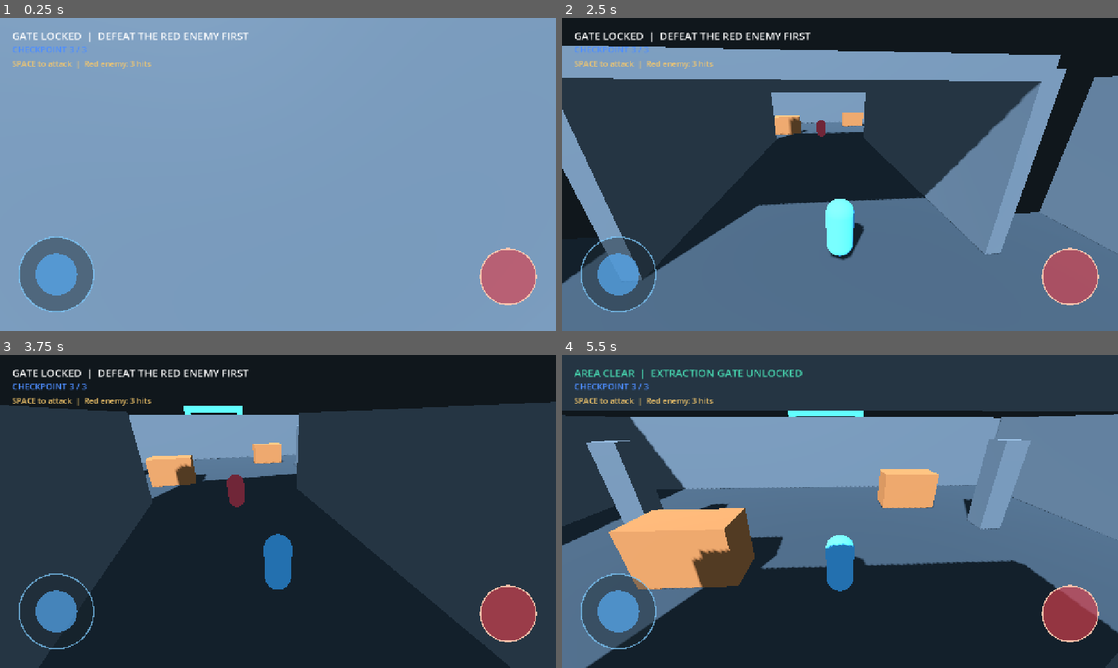
Above: before the commit, frames 1-4 (two rows, left to right).
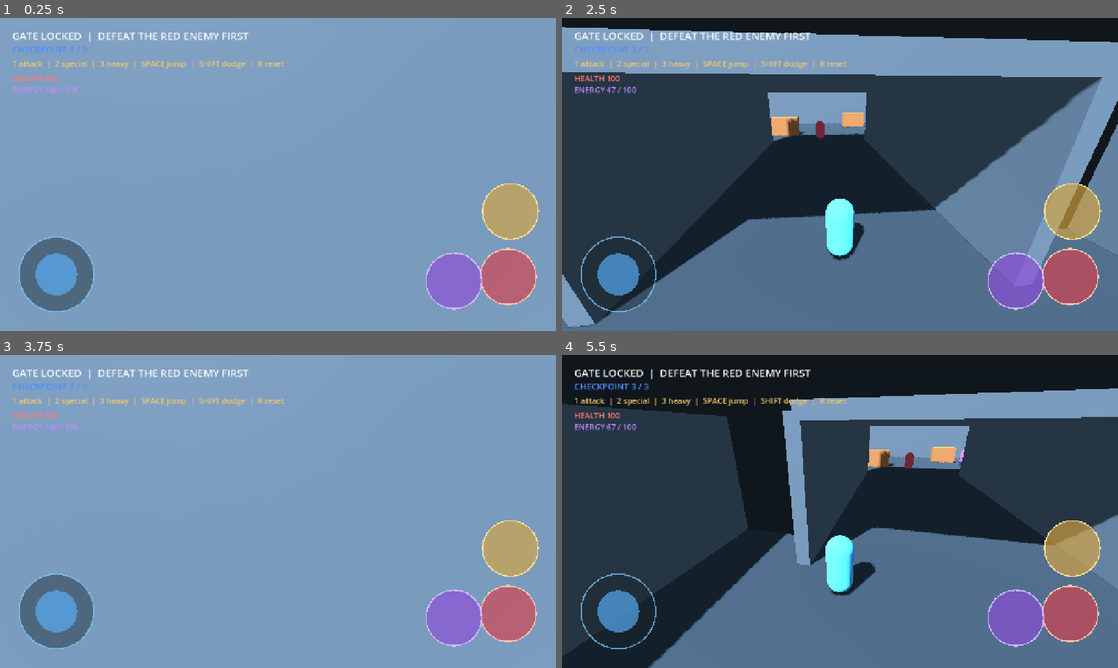
Above: after the commit, the same moments.

Repository: DJ5harma/hellscape
Game: Godot game, scene res://main.tscn
The game is run twice, just before and just after one commit, with the same random seed, the same clock (stepped at 60 frames per second) and the same inputs.
Inputs (mouse positions are in pixels of both pictures, inside the frame that each line leads up to):
- Up to frame 1 (0.25 s): no input
- Up to frame 2 (2.5 s): tap Enter at 0.5 s; move the mouse to (867, 174) at 0.52 s; hold Up (ui_up) from 0.53 s (still down); tap 1 at 0.6 s; tap Space at 0.77, 1.07, 1.52, 1.82 s; tap 2 at 0.8, 1.35 s; move the mouse to (812, 174) at 1.27 s; tap 3 at 1.55, 2.1 s; move the mouse to (851, 168) at 2.02 s; tap Shift at 2.3 s
- Up to frame 3 (3.75 s): keep holding Up (ui_up); move the mouse to (272, 517) at 2.77 s; tap Shift at 2.85 s; tap Space at 3.02, 3.32 s; tap R at 3.05, 3.6 s; move the mouse to (316, 514) at 3.52 s
- Up to frame 4 (5.5 s): keep holding Up (ui_up); tap Space at 3.77, 3.8, 4.07, 4.35, 4.52, 4.82 s; move the mouse to (795, 508) at 4.27 s; tap 1 at 4.55, 5.1 s; move the mouse to (845, 511) at 5.02 s; tap 2 at 5.3 s

The runs differ from the first frame. In frame 1, 3.6% of the frame differs, in the area x 2-97%, y 13-94%; in frame 2, 25%; in frame 3, 95%, in the area x 0-100%, y 0-100%; in frame 4, 83%.

Commit message:
multi attacks

Diff:
--- a/main.gd
+++ b/main.gd
@@ -2,13 +2,17 @@
 
 const PLAYER_SCRIPT := preload("res://player.gd")
 const ENEMY_SCRIPT := preload("res://enemy.gd")
+const RANGED_ENEMY_SCRIPT := preload("res://ranged_enemy.gd")
 const MOBILE_CONTROLS_SCRIPT := preload("res://mobile_controls.gd")
 
 var status_label: Label
 var checkpoint_label: Label
+var health_label: Label
+var energy_label: Label
 var checkpoint := 0
 var encounter_complete := false
 var player: CharacterBody3D
+var remaining_enemies := 2
 
 var colors := {
 	"floor": Color("#38434a"),
@@ -24,8 +28,14 @@
 	_build_level()
 	_build_player()
 	_build_enemy()
+	_build_ranged_enemy()
 	_build_hud()
 	_build_mobile_controls()
+
+func _process(_delta: float) -> void:
+	if is_instance_valid(player) and is_instance_valid(health_label):
+		health_label.text = "HEALTH %d" % player.health
+		energy_label.text = "ENERGY %d / 100" % roundi(player.energy)
 
 func _build_lighting() -> void:
 	var world_environment := WorldEnvironment.new()
@@ -132,6 +142,7 @@
 	enemy.position = Vector3(0, 1.1, -31)
 	enemy.set_script(ENEMY_SCRIPT)
 	enemy.target = player
+	enemy.add_to_group("enemies")
 	var mesh_instance := MeshInstance3D.new()
 	var capsule_mesh := CapsuleMesh.new()
 	capsule_mesh.height = 1.8
@@ -145,6 +156,30 @@
 	var capsule_shape := CapsuleShape3D.new()
 	capsule_shape.height = 1.8
 	capsule_shape.radius = 0.45
+	collision.shape = capsule_shape
+	enemy.add_child(collision)
+	add_child(enemy)
+
+func _build_ranged_enemy() -> void:
+	var enemy := CharacterBody3D.new()
+	enemy.name = "RangedEnemy"
+	enemy.position = Vector3(8, 1.1, -35)
+	enemy.set_script(RANGED_ENEMY_SCRIPT)
+	enemy.target = player
+	enemy.add_to_group("enemies")
+	var mesh_instance := MeshInstance3D.new()
+	var capsule_mesh := CapsuleMesh.new()
+	capsule_mesh.height = 1.8
+	capsule_mesh.radius = 0.4
+	mesh_instance.mesh = capsule_mesh
+	var material := StandardMaterial3D.new()
+	material.albedo_color = Color("#a65de0")
+	capsule_mesh.material = material
+	enemy.add_child(mesh_instance)
+	var collision := CollisionShape3D.new()
+	var capsule_shape := CapsuleShape3D.new()
+	capsule_shape.height = 1.8
+	capsule_shape.radius = 0.4
 	collision.shape = capsule_shape
 	enemy.add_child(collision)
 	add_child(enemy)
@@ -191,8 +226,18 @@
 	help_label.position = Vector2(28, 92)
 	help_label.add_theme_color_override("font_color", Color("#f5c76b"))
 	help_label.add_theme_font_size_override("font_size", 18)
-	help_label.text = "SPACE to attack  |  Red enemy: 3 hits"
+	help_label.text = "1 attack  |  2 special  |  3 heavy  |  SPACE jump  |  SHIFT dodge  |  R reset"
 	layer.add_child(help_label)
+	health_label = Label.new()
+	health_label.position = Vector2(28, 126)
+	health_label.add_theme_color_override("font_color", Color("#ff7777"))
+	health_label.add_theme_font_size_override("font_size", 18)
+	layer.add_child(health_label)
+	energy_label = Label.new()
+	energy_label.position = Vector2(28, 152)
+	energy_label.add_theme_color_override("font_color", Color("#bd8cff"))
+	energy_label.add_theme_font_size_override("font_size", 18)
+	layer.add_child(energy_label)
 
 func _build_mobile_controls() -> void:
 	var layer := CanvasLayer.new()
@@ -206,6 +251,8 @@
 	controls.movement_changed.connect(player.set_mobile_move)
 	controls.look_changed.connect(player.apply_mobile_look)
 	controls.attack_pressed.connect(player.mobile_attack)
+	controls.special_pressed.connect(player.mobile_special)
+	controls.dodge_pressed.connect(player.mobile_dodge)
 
 func _on_checkpoint_entered(_body: Node3D, number: int) -> void:
 	if number > checkpoint:
@@ -221,9 +268,13 @@
 		status_label.text = "GATE LOCKED  |  DEFEAT THE RED ENEMY FIRST"
 
 func enemy_defeated() -> void:
-	encounter_complete = true
-	status_label.text = "AREA CLEAR  |  EXTRACTION GATE UNLOCKED"
-	status_label.add_theme_color_override("font_color", colors.objective)
-	var locked_gate := get_node_or_null("LockedGate")
-	if locked_gate:
-		locked_gate.queue_free()
+	remaining_enemies -= 1
+	if remaining_enemies <= 0:
+		encounter_complete = true
+		status_label.text = "AREA CLEAR  |  EXTRACTION GATE UNLOCKED"
+		status_label.add_theme_color_override("font_color", colors.objective)
+		var locked_gate := get_node_or_null("LockedGate")
+		if locked_gate:
+			locked_gate.queue_free()
+	else:
+		status_label.text = "ENEMY DEFEATED  |  %d REMAINING" % remaining_enemies
--- a/mobile_controls.gd
+++ b/mobile_controls.gd
@@ -3,12 +3,16 @@
 signal movement_changed(value: Vector2)
 signal look_changed(delta: Vector2)
 signal attack_pressed
+signal special_pressed
+signal dodge_pressed
 
 var joystick_id := -1
 var look_id := -1
 var joystick_value := Vector2.ZERO
 var joystick_center := Vector2.ZERO
 var attack_center := Vector2.ZERO
+var special_center := Vector2.ZERO
+var dodge_center := Vector2.ZERO
 const JOYSTICK_RADIUS := 86.0
 const ATTACK_RADIUS := 64.0
 
@@ -25,10 +29,16 @@
 	var viewport_size := get_viewport_rect().size
 	joystick_center = Vector2(130.0, viewport_size.y - 130.0)
 	attack_center = Vector2(viewport_size.x - 110.0, viewport_size.y - 125.0)
+	special_center = Vector2(viewport_size.x - 235.0, viewport_size.y - 115.0)
+	dodge_center = Vector2(viewport_size.x - 105.0, viewport_size.y - 275.0)
 	if event is InputEventScreenTouch:
 		if event.pressed:
 			if event.position.distance_to(attack_center) <= ATTACK_RADIUS:
 				attack_pressed.emit()
+			elif event.position.distance_to(special_center) <= ATTACK_RADIUS:
+				special_pressed.emit()
+			elif event.position.distance_to(dodge_center) <= ATTACK_RADIUS:
+				dodge_pressed.emit()
 			elif event.position.x < viewport_size.x * 0.5 and event.position.y > viewport_size.y * 0.45:
 				joystick_id = event.index
 				_update_joystick(event.position)
@@ -57,8 +67,14 @@
 	var viewport_size := get_viewport_rect().size
 	joystick_center = Vector2(130.0, viewport_size.y - 130.0)
 	attack_center = Vector2(viewport_size.x - 110.0, viewport_size.y - 125.0)
+	special_center = Vector2(viewport_size.x - 235.0, viewport_size.y - 115.0)
+	dodge_center = Vector2(viewport_size.x - 105.0, viewport_size.y - 275.0)
 	draw_circle(joystick_center, JOYSTICK_RADIUS, Color(0.1, 0.15, 0.18, 0.45))
 	draw_arc(joystick_center, JOYSTICK_RADIUS, 0.0, TAU, 48, Color(0.5, 0.8, 1.0, 0.7), 3.0)
 	draw_circle(joystick_center + joystick_value * 48.0, 48.0, Color(0.35, 0.7, 1.0, 0.65))
 	draw_circle(attack_center, ATTACK_RADIUS, Color(0.85, 0.25, 0.3, 0.65))
 	draw_arc(attack_center, ATTACK_RADIUS, 0.0, TAU, 48, Color(1.0, 0.8, 0.7, 0.9), 3.0)
+	draw_circle(special_center, ATTACK_RADIUS, Color(0.55, 0.3, 0.85, 0.65))
+	draw_arc(special_center, ATTACK_RADIUS, 0.0, TAU, 48, Color(0.85, 0.75, 1.0, 0.9), 3.0)
+	draw_circle(dodge_center, ATTACK_RADIUS, Color(0.85, 0.65, 0.25, 0.65))
+	draw_arc(dodge_center, ATTACK_RADIUS, 0.0, TAU, 48, Color(1.0, 0.9, 0.6, 0.9), 3.0)
--- a/player.gd
+++ b/player.gd
@@ -3,6 +3,7 @@
 @export var move_speed := 7.0
 @export var acceleration := 24.0
 @export var gravity := 22.0
+@export var jump_velocity := 9.0
 @export var look_sensitivity := 0.003
 
 var camera_pivot: Node3D
@@ -14,6 +15,10 @@
 var attack_timer := 0.0
 var is_attacking := false
 var mobile_move := Vector2.ZERO
+var energy := 100.0
+var invulnerability_timer := 0.0
+var dodge_timer := 0.0
+var dodge_cooldown := 0.0
 
 func _ready() -> void:
 	Input.mouse_mode = Input.MOUSE_MODE_CAPTURED
@@ -37,9 +42,19 @@
 		Input.mouse_mode = Input.MOUSE_MODE_VISIBLE
 	elif event is InputEventMouseButton and event.pressed:
 		Input.mouse_mode = Input.MOUSE_MODE_CAPTURED
-	elif event is InputEventKey and event.pressed and event.keycode == KEY_SPACE:
+	elif event is InputEventKey and event.pressed and event.keycode == KEY_1:
 		attack_timer = 0.25
 		is_attacking = true
+	elif event is InputEventKey and event.pressed and event.keycode == KEY_2:
+		use_special()
+	elif event is InputEventKey and event.pressed and event.keycode == KEY_3:
+		use_third_attack()
+	elif event is InputEventKey and event.pressed and event.keycode == KEY_SPACE:
+		jump()
+	elif event is InputEventKey and event.pressed and event.keycode == KEY_SHIFT:
+		dodge()
+	elif event is InputEventKey and event.pressed and event.keycode == KEY_R:
+		get_tree().reload_current_scene()
 
 func set_mobile_move(value: Vector2) -> void:
 	mobile_move = value
@@ -54,11 +69,57 @@
 	attack_timer = 0.25
 	is_attacking = true
 
+func use_special() -> void:
+	if energy < 35.0:
+		return
+	energy -= 35.0
+	for enemy in get_tree().get_nodes_in_group("enemies"):
+		if is_instance_valid(enemy) and global_position.distance_to(enemy.global_position) < 5.0:
+			enemy.take_damage(2)
+
+func use_third_attack() -> void:
+	if energy < 60.0:
+		return
+	energy -= 60.0
+	attack_timer = 0.4
+	is_attacking = true
+	for enemy in get_tree().get_nodes_in_group("enemies"):
+		if is_instance_valid(enemy) and global_position.distance_to(enemy.global_position) < 7.0:
+			enemy.take_damage(3)
+
+func jump() -> void:
+	if is_on_floor() and dodge_timer <= 0.0:
+		velocity.y = jump_velocity
+
+func dodge() -> void:
+	if dodge_cooldown > 0.0 or dodge_timer > 0.0:
+		return
+	dodge_timer = 0.28
+	dodge_cooldown = 1.0
+	invulnerability_timer = 0.38
+	var dodge_direction := -transform.basis.z
+	if mobile_move.length() > 0.05:
+		dodge_direction = (transform.basis * Vector3(mobile_move.x, 0.0, mobile_move.y)).normalized()
+	velocity = dodge_direction * 13.0
+
+func mobile_special() -> void:
+	use_special()
+
+func mobile_dodge() -> void:
+	dodge()
+
 func _physics_process(delta: float) -> void:
+	invulnerability_timer = maxf(invulnerability_timer - delta, 0.0)
+	dodge_cooldown = maxf(dodge_cooldown - delta, 0.0)
+	energy = minf(energy + 10.0 * delta, 100.0)
 	if attack_timer > 0.0:
 		attack_timer -= delta
 	else:
 		is_attacking = false
+	if dodge_timer > 0.0:
+		dodge_timer -= delta
+		move_and_slide()
+		return
 	var input_2d := Input.get_vector("ui_left", "ui_right", "ui_up", "ui_down")
 	if mobile_move.length() > 0.05:
 		input_2d = mobile_move
@@ -83,6 +144,8 @@
 	move_and_slide()
 
 func take_damage(amount: int) -> void:
+	if invulnerability_timer > 0.0:
+		return
 	health -= amount
 	if health <= 0:
 		global_position = respawn_position
--- /dev/null
+++ b/projectile.gd
@@ -0,0 +1,17 @@
+extends Node3D
+
+var target: CharacterBody3D
+var speed := 9.0
+var lifetime := 4.0
+
+func _physics_process(delta: float) -> void:
+	lifetime -= delta
+	if lifetime <= 0.0 or not is_instance_valid(target):
+		queue_free()
+		return
+	var direction := (target.global_position + Vector3.UP * 0.8 - global_position).normalized()
+	global_position += direction * speed * delta
+	look_at(global_position + direction, Vector3.UP)
+	if global_position.distance_to(target.global_position + Vector3.UP * 0.8) < 0.8:
+		target.take_damage(15)
+		queue_free()
--- /dev/null
+++ b/ranged_enemy.gd
@@ -0,0 +1,58 @@
+extends CharacterBody3D
+
+const PROJECTILE_SCRIPT := preload("res://projectile.gd")
+
+var target: CharacterBody3D
+var health := 4
+var shot_cooldown := 1.0
+var hit_cooldown := 0.0
+
+func _physics_process(delta: float) -> void:
+	if not is_instance_valid(target):
+		return
+	shot_cooldown = maxf(shot_cooldown - delta, 0.0)
+	hit_cooldown = maxf(hit_cooldown - delta, 0.0)
+	var offset := target.global_position - global_position
+	offset.y = 0.0
+	if target.is_attacking and offset.length() < 3.0 and hit_cooldown == 0.0:
+		take_damage(1)
+		hit_cooldown = 0.35
+		return
+	if offset.length() < 7.0:
+		velocity = -offset.normalized() * 1.8
+	elif offset.length() > 13.0:
+		velocity = offset.normalized() * 1.8
+	else:
+		velocity = Vector3.ZERO
+	if offset.length() < 20.0:
+		look_at(global_position + Vector3(offset.x, 0.0, offset.z), Vector3.UP)
+		if shot_cooldown == 0.0:
+			_shoot()
+			shot_cooldown = 2.0
+	move_and_slide()
+
+func _shoot() -> void:
+	var projectile := Node3D.new()
+	projectile.name = "EnemyProjectile"
+	projectile.set_script(PROJECTILE_SCRIPT)
+	projectile.target = target
+	projectile.position = global_position + Vector3.UP * 0.8
+	var mesh := MeshInstance3D.new()
+	var sphere := SphereMesh.new()
+	sphere.radius = 0.22
+	sphere.height = 0.44
+	mesh.mesh = sphere
+	var material := StandardMaterial3D.new()
+	material.albedo_color = Color("#ff9b4a")
+	material.emission_enabled = true
+	material.emission = Color("#ff522e")
+	material.emission_energy_multiplier = 3.0
+	sphere.material = material
+	projectile.add_child(mesh)
+	get_parent().add_child(projectile)
+
+func take_damage(amount: int) -> void:
+	health -= amount
+	if health <= 0:
+		get_parent().enemy_defeated()
+		queue_free()
